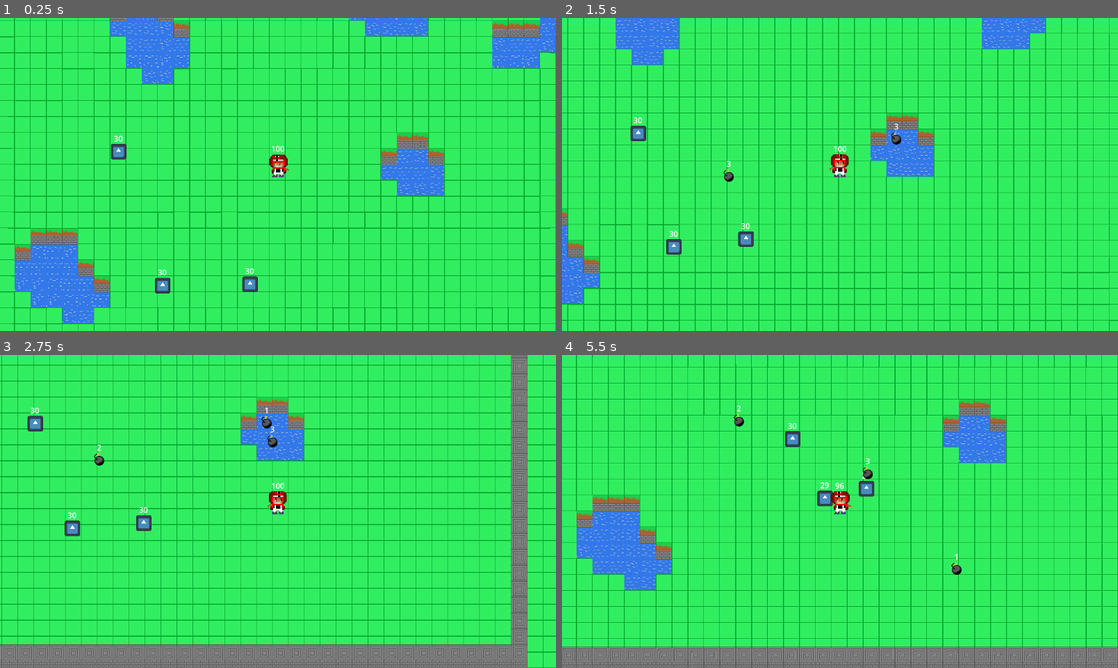
Above: before the commit, frames 1-4 (two rows, left to right).
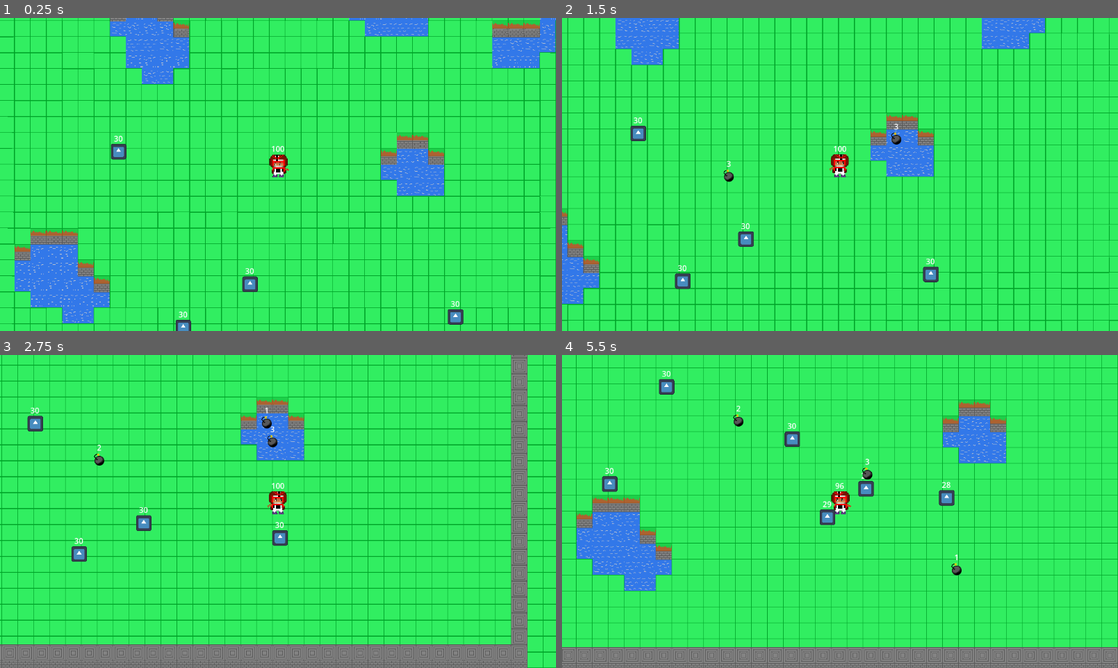
Above: after the commit, the same moments.

Repository: Mobius-Bron/rogue_boom_game
Game: Godot game, scene res://world/world.tscn
Two runs of this game, one before a commit and one after it. Both use one fixed random seed, a clock stepped at 60 frames per second and the inputs below. The engine's default icon, where the game draws it, is replaced by a stand-in: a white triangle on a blue panel in a dark square.
Inputs (mouse positions are in pixels of both pictures, inside the frame that each line leads up to):
- Up to frame 1 (0.25 s): no input
- Up to frame 2 (1.5 s): move the mouse to (962, 158) at 0.52 s; hold D (ui_right) 0.53-1.28 s; click (962, 158) at 0.6 s; move the mouse to (728, 190) at 1.27 s; hold S (ui_down) from 1.28 s (still down); click (728, 190) at 1.35 s
- Up to frame 3 (2.75 s): move the mouse to (333, 442) at 2.02 s; release S (ui_down) at 2.03 s; hold D (ui_right) from 2.03 s (still down); click (333, 442) at 2.1 s
- Up to frame 4 (5.5 s): move the mouse to (812, 574) at 2.77 s; release D (ui_right) at 2.78 s; hold W (ui_up) 2.78-3.53 s; click (812, 574) at 2.85 s; move the mouse to (1006, 558) at 3.52 s; hold A (ui_left) 3.53-5.03 s; click (1006, 558) at 3.6 s; move the mouse to (673, 464) at 4.27 s; click (673, 464) at 4.35 s; move the mouse to (867, 511) at 5.02 s; hold S (ui_down) from 5.03 s (still down); click (867, 511) at 5.1 s

The runs differ from the first frame. In frame 1, 1.3% of the frame differs, in the area x 2-100%, y 0-100%; in frame 2, 1.0%; in frame 3, 0.6%; in frame 4, 12%, in the area x 0-100%, y 0-100%.

Commit message:
修复了史莱姆死亡后收到伤害报错的bug

Diff:
--- a/player/boom.gd
+++ b/player/boom.gd
@@ -55,7 +55,8 @@
 				i.boom_()
 
 	for i in enemyList:
-		i.hurt(atk)
+		if i != null:
+			i.hurt(atk)
 
 	self.queue_free()
 
--- a/world/world.tscn
+++ b/world/world.tscn
@@ -89,9 +89,22 @@
 player = NodePath("../player")
 
 [node name="enemy2" parent="." node_paths=PackedStringArray("player") instance=ExtResource("4_amxhr")]
-position = Vector2(-191, 330)
+position = Vector2(-635, 332)
 player = NodePath("../player")
 
 [node name="enemy3" parent="." node_paths=PackedStringArray("player") instance=ExtResource("4_amxhr")]
 position = Vector2(-8, 328)
 player = NodePath("../player")
+
+[node name="enemy4" parent="." node_paths=PackedStringArray("player") instance=ExtResource("4_amxhr")]
+y_sort_enabled = false
+position = Vector2(-148, 417)
+player = NodePath("../player")
+
+[node name="enemy5" parent="." node_paths=PackedStringArray("player") instance=ExtResource("4_amxhr")]
+position = Vector2(425, 391)
+player = NodePath("../player")
+
+[node name="enemy6" parent="." node_paths=PackedStringArray("player") instance=ExtResource("4_amxhr")]
+position = Vector2(-554, -60)
+player = NodePath("../player")
